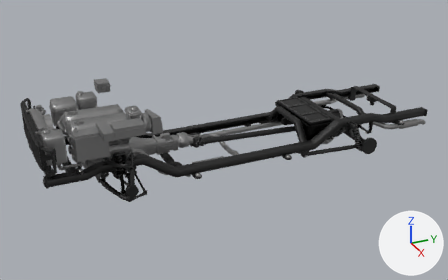
The Blender file vehicles/common/seoil_framebody/seoil_framebody.blend: old version first, new version second.
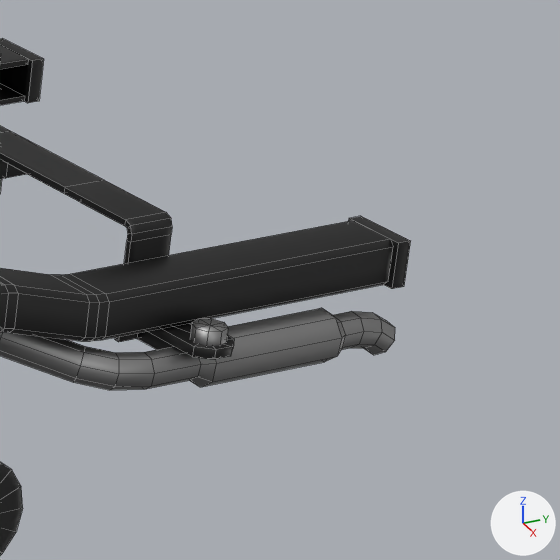
The first picture shows the older version from a 50 mm lens placed at (6.05, -2.88, 3.47), pointed at (0.04, -0.17, 0.47). The close-ups show both versions on the part from 83% to 100% of the width and 28% to 54% of the height of that picture; other places that the commit changed are outside them. The axes (+X, +Y, +Z) are drawn at lower right. The lights are the same throughout. The close-ups show mesh edges as thin lines.

Objects in the first close-up: 'seoil_frambody_muffler_L', 'seoil_framebody_frame', 'seoil_framebody_hub_R'.
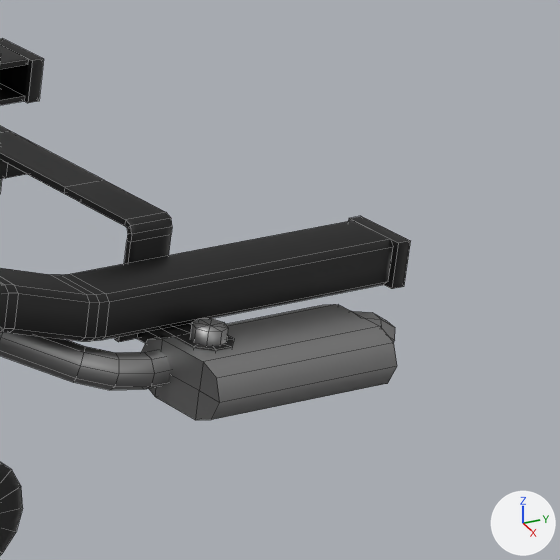
Where the change shows, as pixel boxes [x1, y1, x2, y2] in the close-ups (560 x 560 px):
'seoil_frambody_muffler_L', reshaped
    before: [0, 308, 395, 390]
    after: [0, 304, 397, 420]
part 1 of me_plane_006, rebuilt (63% wider, 46% taller)
    before: [189, 308, 346, 387]
    after: [141, 304, 397, 420]

Patch to the scene script:
```diff
--- a/vehicles/common/seoil_framebody/seoil_framebody.blend.py
+++ b/vehicles/common/seoil_framebody/seoil_framebody.blend.py
@@ me_plane_006 @@
 # used by ob_seoil_frambody_muffler_l; location = (0.0, 0.0, 0.0)
-me_plane_006.from_pydata(...)  # 241 vertices, 224 faces; spans x 0.27..0.59, y 0.01..2.34, z 0.32..0.59
+me_plane_006.from_pydata(...)  # 233 vertices, 222 faces; spans x 0.27..0.7, y 0.01..2.34, z 0.32..0.59
+# me_plane_006 part 1: the loose piece of 32 vertices spanning x 0.51..0.59, y 1.93..2.22, z 0.43..0.52 is rebuilt with 24 vertices and now spans x 0.5..0.7, y 1.88..2.23, z 0.43..0.53
 me_plane_006.materials.append(mat_seoil_quantum_v)
```
